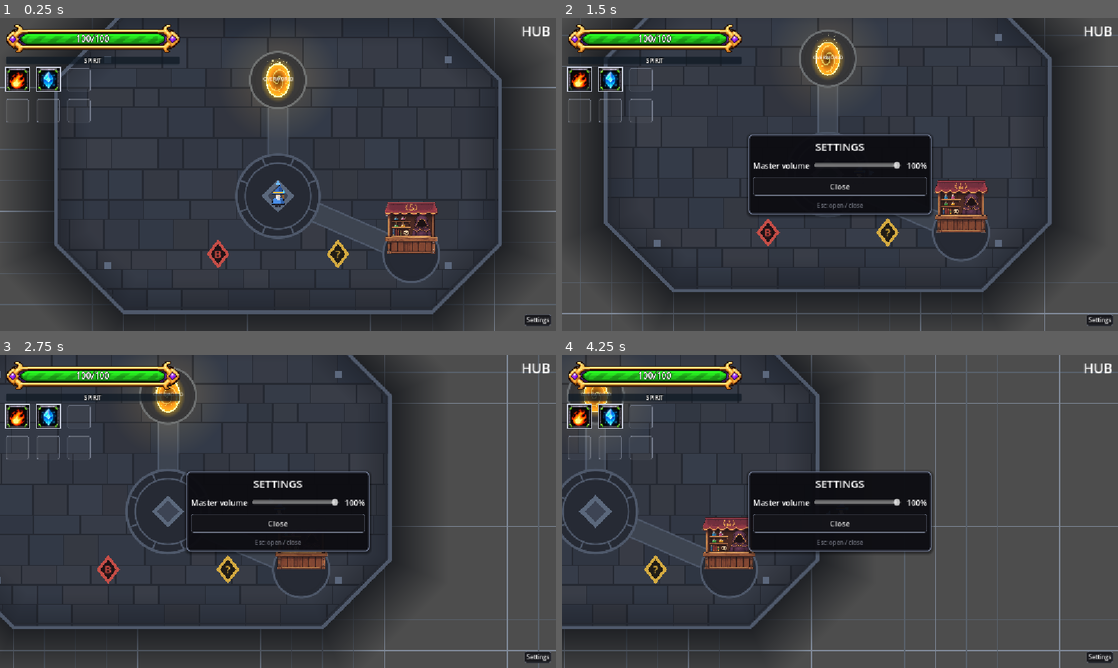
Above: before the commit, frames 1-4 (two rows, left to right).
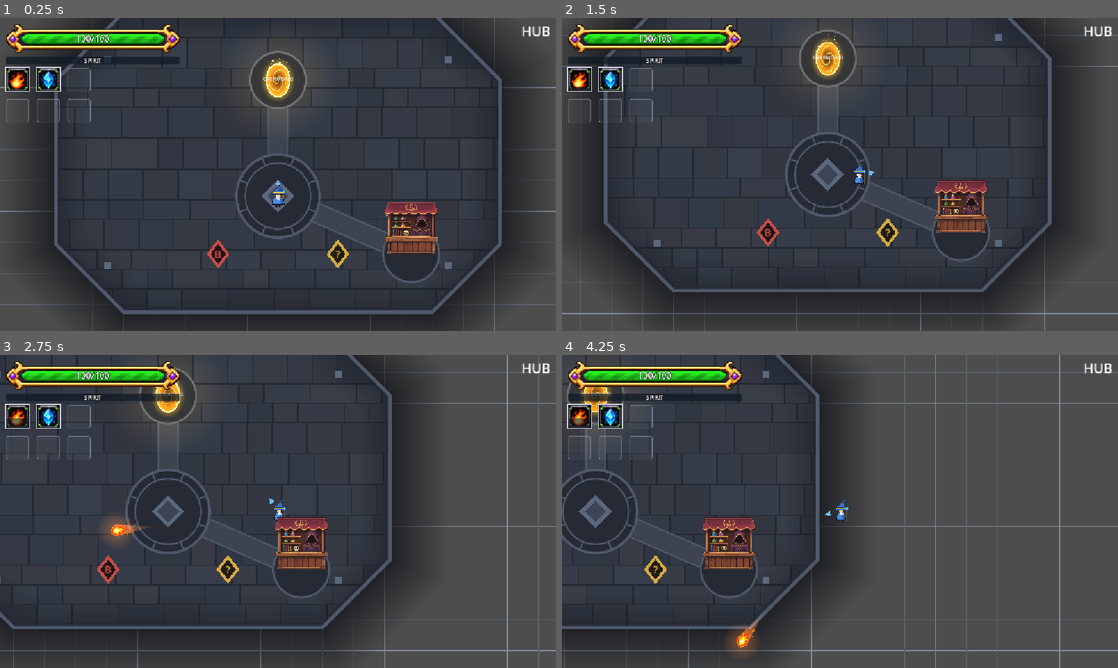
Above: after the commit, the same moments.

Repository: BestestGameStudio/gangU
Game: Godot game, scene res://game/core/main.tscn
Two runs of this game, one before a commit and one after it. Both use one fixed random seed, a clock stepped at 60 frames per second and the inputs below. Sound files missing from this copy of the repository are replaced by a short silence.
Inputs (mouse positions are in pixels of both pictures, inside the frame that each line leads up to):
- Up to frame 1 (0.25 s): no input
- Up to frame 2 (1.5 s): click (1101, 321) at 0.5 s, where only the run before the commit has a clickable "Settings"; tap Enter at 1.25 s; move the mouse to (962, 158) at 1.27 s; hold D (move_right) from 1.28 s (still down); tap E at 1.35 s; click (962, 158) at 1.42 s
- Up to frame 3 (2.75 s): release D (move_right) at 2 s; drag from (166, 527) to (194, 395) at 2.02 s
- Up to frame 4 (4.25 s): move the mouse to (895, 442) at 2.77 s; hold D (move_right) 2.78-3.5 s; tap Shift (dash) at 2.85 s; click (895, 442) at 2.92 s; tap E at 3.05 s; drag from (812, 574) to (567, 570) at 3.52 s

The runs differ from the first frame. In frame 1, 0.1% of the frame differs, in the area x 94-100%, y 94-99%; in frame 2, 8.2%; in frame 3, 8.6%, in the area x 1-100%, y 20-99%; in frame 4, 8.6%.

Commit message:
Remove on-screen Settings button; Settings opens only via Esc (Refs #622)

Diff:
--- a/game/ui/settings_panel.gd
+++ b/game/ui/settings_panel.gd
@@ -1,7 +1,7 @@
 class_name SettingsPanel
 extends ModalPanel
-## (#489) Settings panel with a master volume slider. Esc (or the small
-## "Settings" button in the bottom-right corner) opens / closes it.
+## (#489) Settings panel with a master volume slider. Esc opens / closes
+## it (#622 removed the on-screen corner button; Esc is the only opener).
 ##
 ## - Master volume drives the Master audio bus (bus 0), which every
 ##   AudioStreamPlayer in the game plays on (music, ambience, SFX). The
@@ -23,7 +23,6 @@
 var settings_path := SETTINGS_PATH
 var master_volume := DEFAULT_MASTER
 
-var _open_button: Button
 var _backdrop: PanelContainer
 var _slider: HSlider
 var _value_label: Label
@@ -86,6 +85,9 @@
 		_slider.set_value_no_signal(master_volume * 100.0)
 	_refresh_label()
 
+func _apply_shown(shown: bool) -> void:
+	_backdrop.visible = shown
+
 func is_open() -> bool:
 	return _backdrop != null and _backdrop.visible
 
@@ -94,16 +96,6 @@
 
 func close() -> void:
 	_set_shown(false)
-
-## The corner button stays on screen; only the backdrop is the panel.
-func _apply_shown(shown: bool) -> void:
-	_backdrop.visible = shown
-
-func toggle() -> void:
-	if is_open():
-		close()
-	else:
-		open()
 
 ## True when some other panel (map, equip, fast travel) is open.
 func _other_modal_open() -> bool:
@@ -129,24 +121,6 @@
 		_value_label.text = "%d%%" % roundi(master_volume * 100.0)
 
 func _build_ui() -> void:
-	var corner := Control.new()
-	corner.name = "Corner"
-	# Bottom-right: the top-right corner holds the HUD's area name.
-	corner.set_anchors_preset(Control.PRESET_BOTTOM_RIGHT)
-	corner.mouse_filter = Control.MOUSE_FILTER_IGNORE
-	add_child(corner)
-	_open_button = Button.new()
-	_open_button.name = "OpenSettings"
-	_open_button.text = "Settings"
-	_open_button.tooltip_text = "Settings (Esc)"
-	_open_button.focus_mode = Control.FOCUS_NONE
-	_open_button.add_theme_font_size_override("font_size", 12)
-	UiStyle.style_button(_open_button, UiStyle.B_DIM, 4.0)
-	_open_button.pressed.connect(toggle)
-	corner.add_child(_open_button)
-	# Pin the button 10 px inside the bottom-right screen corner.
-	_open_button.position = -_open_button.get_combined_minimum_size() - Vector2(10.0, 10.0)
-
 	_backdrop = PanelContainer.new()
 	_backdrop.name = "SettingsBackdrop"
 	_backdrop.add_theme_stylebox_override("panel", UiStyle.panel())
